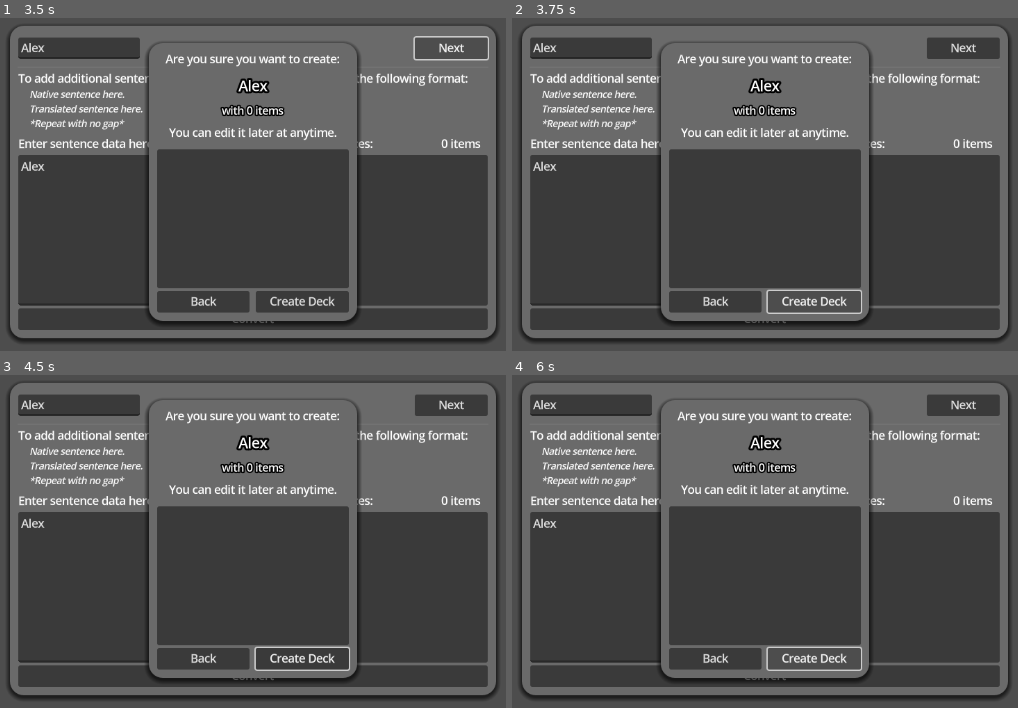
Above: before the commit, frames 1-4 (two rows, left to right).
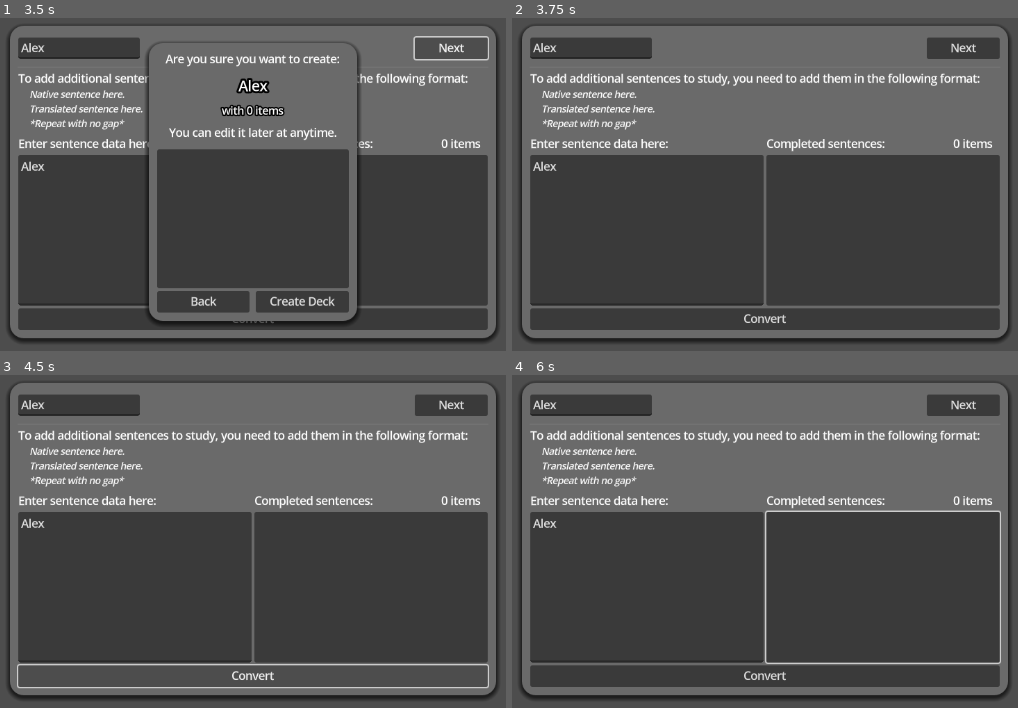
Above: after the commit, the same moments.

Repository: Zombeescott/Sentencevist
Game: Godot game, scene res://Scenes/import_sentences.tscn
Two runs of this game, one before a commit and one after it. Both use one fixed random seed, a clock stepped at 60 frames per second and the inputs below. This scene is started directly instead of the project's main scene.
Inputs (mouse positions are in pixels of both pictures, inside the frame that each line leads up to):
- Up to frame 1 (3.5 s): click (80, 47) at 0.52 s; type "Alex" at 0.6 s; click (136, 231) at 0.75 s; type "Alex" at 0.83 s; click "Next" at 1.25 s; click "Back" at 2 s; click "Next" at 2.75 s
- Up to frame 2 (3.75 s): click "Create Deck" at 3.5 s
- Up to frame 3 (4.5 s): click "Convert" at 4.25 s
- Up to frame 4 (6 s): click "Convert" at 5 s; click (815, 658) at 5.75 s, where only the run before the commit has a clickable "Create Deck"

Frame 1 is identical in both runs. In frame 2, 7.9% of the frame differs, in the area x 28-72%, y 7-93%; in frame 3, 8.9%, in the area x 3-97%, y 7-94%; in frame 4, 8.4%.

Commit message:
Added saving decks

Diff:
--- /dev/null
+++ b/Scripts/Autoloads/save_manager.gd
@@ -0,0 +1,85 @@
+extends Node
+
+const USER_DECKS_PATH = "user://saves/"
+const SYSTEM_EXAMPLES_PATH = "res://data/examples/"
+const USER_PROGRESS_PATH = "user://user_progress.json"
+
+func _ready():
+	# Create user save directory if it doesn't exist
+	if not DirAccess.dir_exists_absolute(USER_DECKS_PATH):
+		DirAccess.open("user://").make_dir_recursive("saves")
+
+
+## System/Example Files (Read-only)
+func load_example_deck() -> Array:
+	return load_decks(SYSTEM_EXAMPLES_PATH)
+
+
+func load_user_deck() -> Array:
+	return load_decks(USER_DECKS_PATH)
+
+
+func load_decks(path: String) -> Array:
+	var examples = []
+	var dir = DirAccess.open(path)
+
+	if dir:
+		dir.list_dir_begin()
+		var file_name = dir.get_next()
+
+		while file_name != "":
+			if file_name.ends_with(".json"):
+				var example_data = load_json_file(path + file_name)
+				if example_data:
+					example_data["is_system_file"] = true
+					example_data["filename"] = file_name
+					examples.append(example_data)
+			file_name = dir.get_next()
+
+	return examples
+
+
+func save_user_deck(deck_name: String, sentences: Dictionary) -> bool:
+	var path = USER_DECKS_PATH + deck_name + ".json"
+	return save_json_file(path, sentences)
+
+
+## User Files
+func save_user_data(save_data: Dictionary) -> bool:
+	return save_json_file(USER_PROGRESS_PATH, save_data)
+
+
+func load_user_data() -> Dictionary:
+	return load_json_file(USER_PROGRESS_PATH)
+
+
+## Utility Functions
+func save_json_file(file_path: String, data: Dictionary) -> bool:
+	var file = FileAccess.open(file_path, FileAccess.WRITE)
+	if file == null:
+		print("Failed to open file for writing: ", file_path)
+		return false
+
+	var json_string = JSON.stringify(data)
+	file.store_string(json_string)
+	file.close()
+	return true
+
+
+func load_json_file(file_path: String) -> Dictionary:
+	var file = FileAccess.open(file_path, FileAccess.READ)
+	if file == null:
+		print("File not found: ", file_path)
+		return {}
+
+	var json_string = file.get_as_text()
+	file.close()
+
+	var json = JSON.new()
+	var parse_result = json.parse(json_string)
+
+	if parse_result != OK:
+		print("Error parsing JSON: ", file_path)
+		return {}
+
+	return json.data
--- a/Scripts/import_sentences.gd
+++ b/Scripts/import_sentences.gd
@@ -7,7 +7,8 @@
 var create_screen: PackedScene
 
 var sentence_data: String
-var sentences: Array[Sentence] = []
+var sentence_list: Array[Sentence] = []
+var sentences: Dictionary = {}
 
 func _ready() -> void:
 	name_box = %DeckName
@@ -28,8 +29,10 @@
 		if i + 1 < lines.size():  # Make sure next line exis
 			if lines[i] != "" and lines[i+1] != "":
 				var temp = Sentence.new(lines[i], lines[i+1])
-				sentences.append(temp)
+				sentence_list.append(temp)
 				item_list.add_item(temp.to_string())
+
+				sentences[temp.native] = temp.trans
 
 	update_total()
 
@@ -50,8 +53,9 @@
 
 # Remove clicked item
 func _on_complete_sentences_item_clicked(index: int, at_position: Vector2, mouse_button_index: int) -> void:
+	sentences.erase(sentence_list.get(index).native)
+	sentence_list.pop_at(index)
 	item_list.remove_item(index)
-	sentences.pop_at(index)
 	update_total()
 
 
@@ -59,4 +63,4 @@
 	convert_data()
 	var create = create_screen.instantiate()
 	BackgroundManager.add_panel("Create Deck", create, 1)
-	create.set_variables(name_box.text, sentences.size(), item_list)
+	create.set_variables(name_box.text, sentences.size(), sentences)
--- a/Scripts/save_deck.gd
+++ b/Scripts/save_deck.gd
@@ -3,6 +3,7 @@
 var deck_label: Label
 var total_label: Label
 var final_list: ItemList
+var final_dict: Dictionary
 
 func _ready() -> void:
 	deck_label = %DeckName
@@ -10,20 +11,35 @@
 	final_list = %ItemList
 
 
-func set_variables(deck_name: String, total: int, list: ItemList) -> void:
+func set_variables(deck_name: String, total: int, sentences: Dictionary) -> void:
 	if deck_name == "":
 		deck_label.text = "Empty"
 	else:
 		deck_label.text = deck_name
 
 	total_label.text = "with %d items" % total
-	for i in range(list.get_item_count()):
-		final_list.add_item(list.get_item_text(i))
+	for key in sentences:
+		final_list.add_item(key + ", " + sentences.get(key))
+
+	final_dict = sentences
+
+
+func hide_panel() -> void:
+	BackgroundManager.hide_panel("Create Deck")
 
 
 func _on_back_button_down() -> void:
-	BackgroundManager.hide_panel("Create Deck")
+	hide_panel()
 
 
 func _on_save_button_down() -> void:
-	pass # Replace with function body.
+	if SaveManager.save_user_deck(deck_label.text, final_dict):
+		# TODO: tell user that it was successful
+		hide_panel()
+
+		# Shortcut for files
+		#var user_path = ProjectSettings.globalize_path("user://saves/")
+		#OS.shell_open(user_path)
+	else:
+		# TODO: tell user that something went wrong
+		pass
--- a/project.godot
+++ b/project.godot
@@ -17,8 +17,9 @@
 
 [autoload]
 
-Global="*res://Scripts/global.gd"
-BackgroundManager="*res://Scripts/background_manager.gd"
+Global="*res://Scripts/Autoloads/global.gd"
+BackgroundManager="*res://Scripts/Autoloads/background_manager.gd"
+SaveManager="*res://Scripts/Autoloads/save_manager.gd"
 
 [display]
 
Renamed: Scripts/background_manager.gd -> Scripts/Autoloads/background_manager.gd
Renamed: Scripts/background_manager.gd.uid -> Scripts/Autoloads/background_manager.gd.uid
Renamed: Scripts/global.gd -> Scripts/Autoloads/global.gd
Renamed: Scripts/global.gd.uid -> Scripts/Autoloads/global.gd.uid
Not shown, added: Scripts/Autoloads/save_manager.gd.uid
